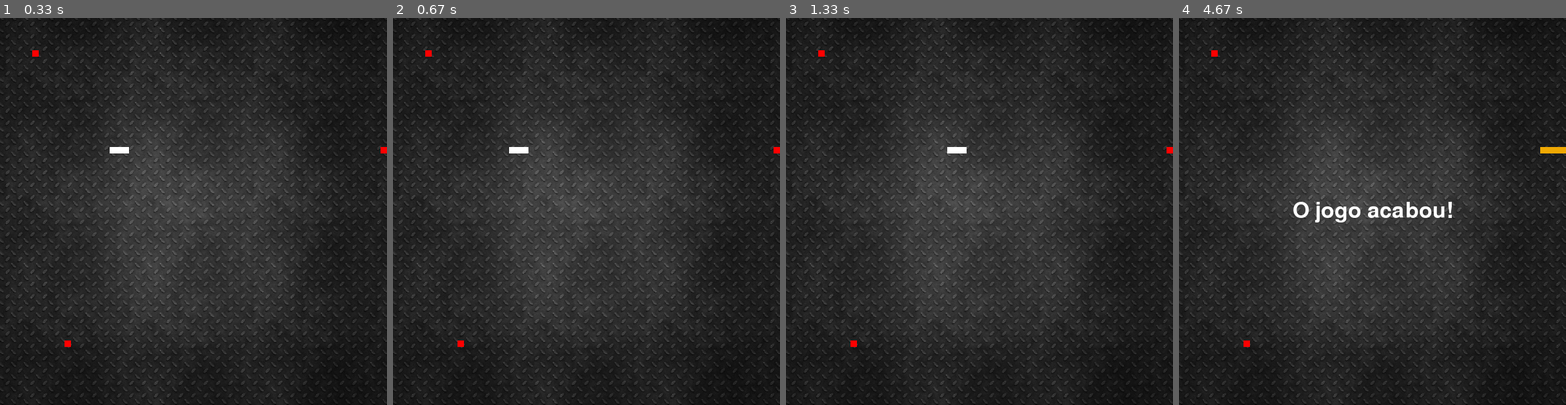
Above: before the commit, frames 1-4 (left to right).
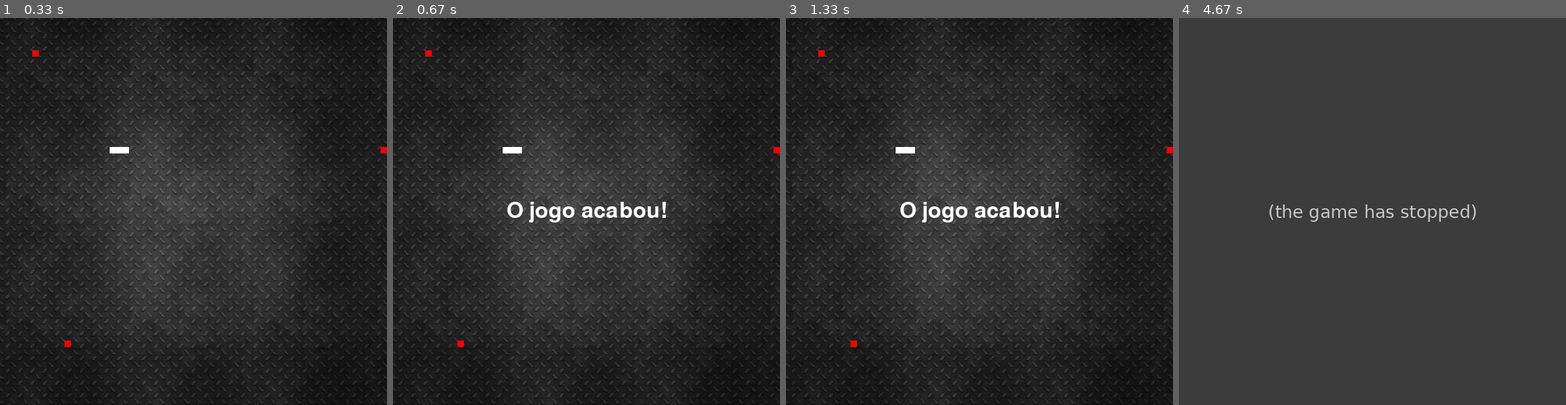
Above: after the commit, the same moments.

Repository: leo-morita/snake-projeto
Game: pygame game, started from br/com/unifil/project/snake/Main/Snake.py
The game is run twice, just before and just after one commit, with the same random seed, the same clock (stepped at 60 frames per second) and the same inputs.
Inputs:
- Up to frame 1 (0.33 s): no input
- Up to frame 2 (0.67 s): hold Right from 0.33 s (still down)
- Up to frame 3 (1.33 s): release Right at 0.8 s
- Up to frame 4 (4.67 s): no input

Frame 1 is identical in both runs. In frame 2, 0.8% of the frame differs, in the area x 28-71%, y 33-53%; in frame 3, 0.9%; in frame 4, 48%, in the area x 0-100%, y 0-100%.
After the commit the program exited at 2.4 s; later frames show no game.

Commit message:
Atualizando

Diff:
--- a/br/com/unifil/project/snake/Main/Snake.py
+++ b/br/com/unifil/project/snake/Main/Snake.py
@@ -114,9 +114,12 @@
                 apple3.set_alpha(0)
 
         # Método condicional que verifica a colisão da cobra contra o seu próprio corpo
-        #if colisao(snake[0], ):
-            #print("Entrou na condicional")
-            #running = False
+        for posicao in snake[1:]:
+            if colisao(snake[0], posicao):
+                screen.blit(*text_objects(fonte_game_over, 'O jogo acabou!', (255, 255, 255), screen.get_rect().center))
+                pygame.display.update()
+                clock.tick(0.5)
+                running = False
 
         # Método condicional que verifica a colisão da cobra com a borda da tela
         # Borda esquerda e direita
